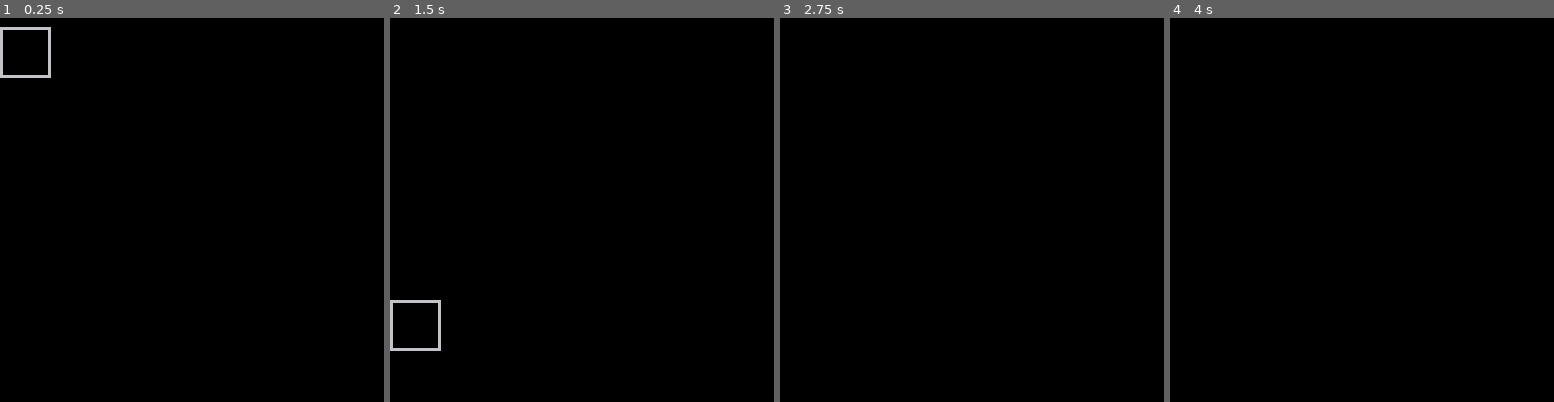
Above: before the commit, frames 1-4 (left to right).
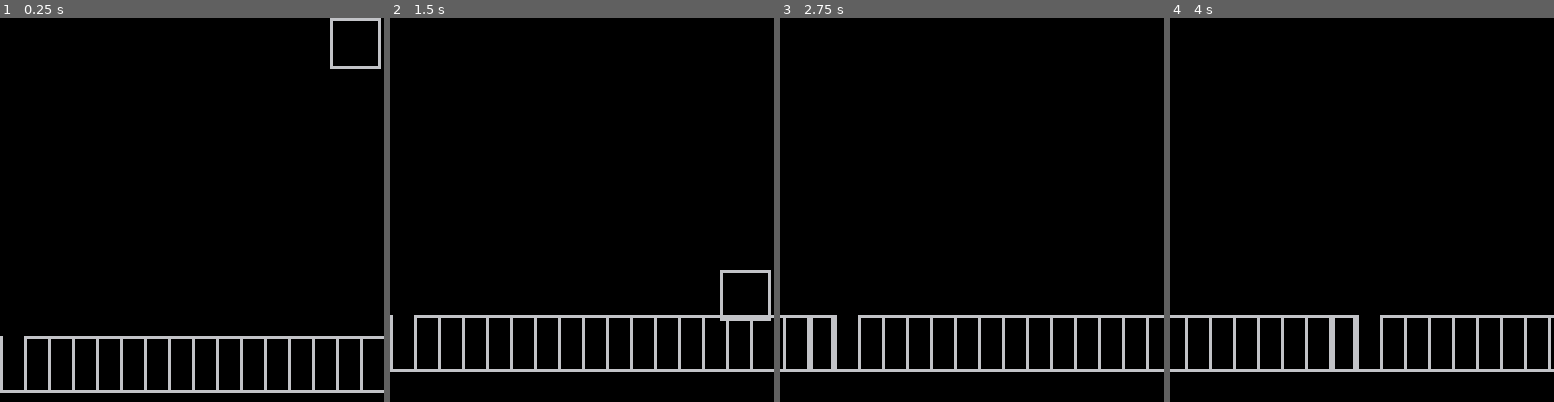
Above: after the commit, the same moments.

Repository: geojax/LudumDare52
Game: PICO-8 cartridge ld52.p8
The game is run twice, just before and just after one commit, with the same random seed, the same clock (stepped at 60 frames per second) and the same inputs.
Inputs:
- Up to frame 1 (0.25 s): no input
- Up to frame 2 (1.5 s): no input
- Up to frame 3 (2.75 s): hold Up 2.15-2.42 s
- Up to frame 4 (4 s): hold Down 3.63-3.97 s

The runs differ from the first frame. In frame 1, 4.0% of the frame differs, in the area x 0-100%, y 0-98%; in frame 2, 3.6%; in frame 3, 3.4%; in frame 4, 3.4%.

Commit message:
flight and backgroudn

Diff:
--- /dev/null
+++ b/bg.lua
@@ -0,0 +1,20 @@
+function init_bg()
+    corns={}
+    corn_y=ground_y-18
+    for i=1,20 do
+        add(corns,{x=i*8})
+    end
+end
+
+function upd_bg()
+    for c in all(corns) do
+        if(c.x>128)c.x=-8
+        c.x -= plr_dx
+    end
+end
+
+function dr_bg()
+    for c in all(corns) do
+        rect(c.x,corn_y,c.x+8,ground_y)
+    end
+end
--- a/ld52.p8
+++ b/ld52.p8
@@ -4,6 +4,7 @@
 #include player.lua
 #include main.lua
 #include state_main.lua
+#include bg.lua
 __gfx__
 00000000cccccccccccccccc00000000000000000000000000000000000000000000000000000000000000000000000000000000000000000000000000000000
 00000000cccccccccccccccc00000000000000000000000000000000000000000000000000000000000000000000000000000000000000000000000000000000
--- a/main.lua
+++ b/main.lua
@@ -1,8 +1,11 @@
 function _init()
     grav=.1
+    ground_y=127
     draw=dr_main
     update=upd_main
+    cam_lobound=10
     init_plr()
+    init_bg()
 end
 
 function _update()
--- a/player.lua
+++ b/player.lua
@@ -1,19 +1,29 @@
 function init_plr()
-    plr_x=0
+    plr_x=110
     plr_y=0
     plr_dy=0
+    plr_dx=0
     plr_energy=10
-    term_v=3
+    term_v_glide=3
+    term_v_dive=10
     flap_strength=2
 end
 
 function upd_plr()
-    -- down to gain speed and angle downward
-    -- up to flap wings, uses energy
-    if(btnp(2))plr_dy-=flap_strength
-    if(btnp(3))plr_dy+=flap_strength
+    --input
+    -- flap when up is pressed.
+    if btnp(2) then
+        plr_dy-=flap_strength
+        plr_dx=min(-1,plr_dx * .8)
+    end
 
-    plr_dy=mid(plr_dy+grav,term_v,-term_v)
+    -- dive when down is pressed, otherwise glide.
+    if btn(3) then
+        plr_dy+=grav
+        plr_dx-=grav
+    else
+        plr_dy=mid(plr_dy+grav,term_v_glide,-term_v_glide)
+    end
     plr_y+=plr_dy
 end
 
--- a/state_main.lua
+++ b/state_main.lua
@@ -1,9 +1,13 @@
 function upd_main()
     upd_plr()
+    upd_bg()
 end
 
 function dr_main()
     palt(0)
     palt(12) -- blue transparent
+    camera(plr_x-110,min(plr_y,cam_lobound))
+    line(0,ground_y,128,ground_y)
+    dr_bg()
     dr_plr()
 end
